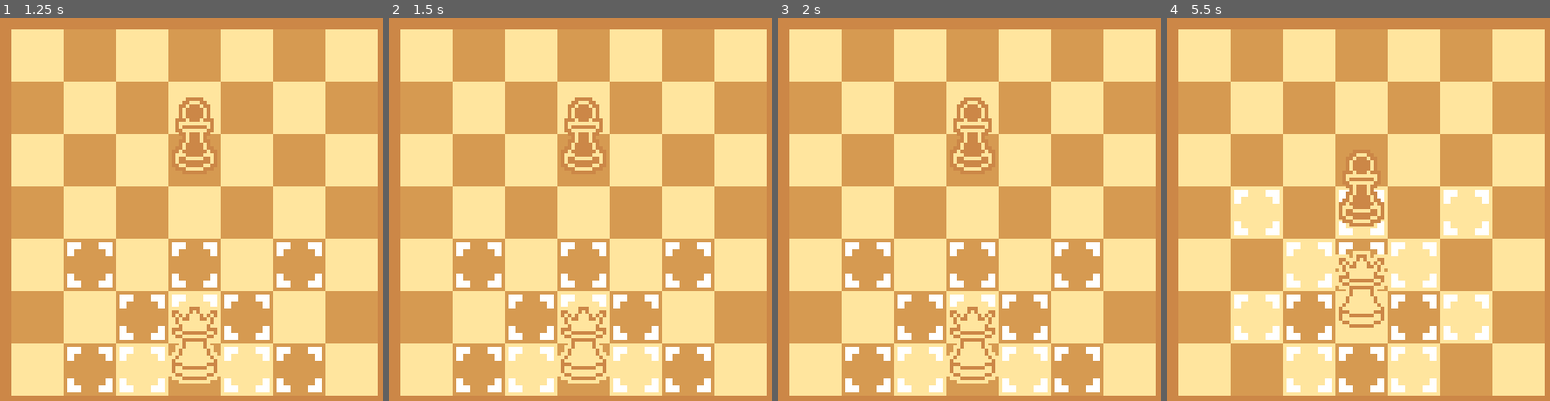
Above: before the commit, frames 1-4 (left to right).
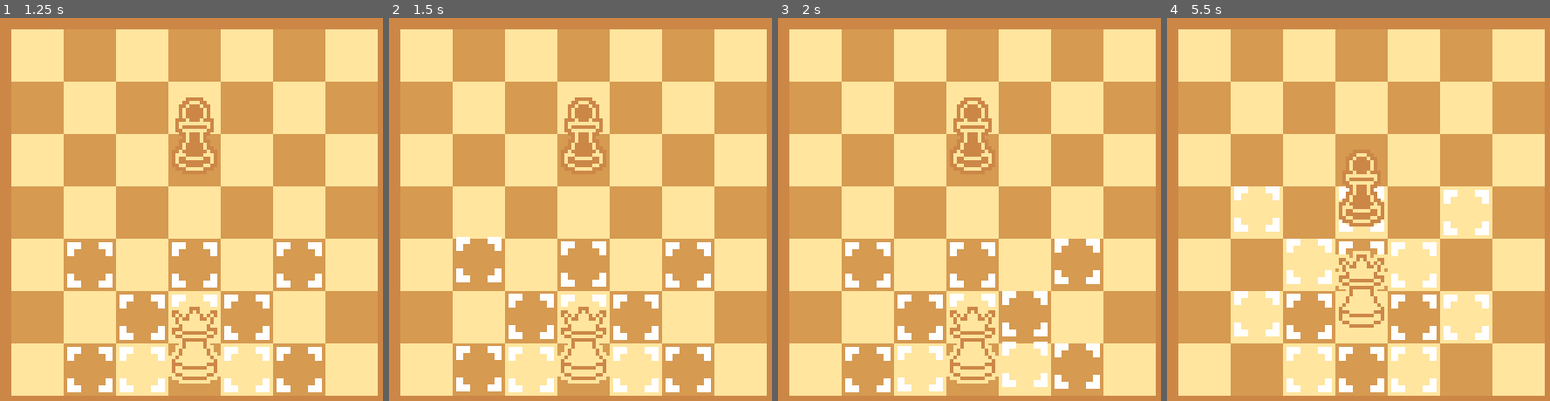
Above: after the commit, the same moments.

Repository: TripleCubes/TheQueenIsOP
Game: Godot game, scene res://Scenes/main.tscn
Two runs of this game, one before a commit and one after it. Both use one fixed random seed, a clock stepped at 60 frames per second and the inputs below.
Inputs (mouse positions are in pixels of both pictures, inside the frame that each line leads up to):
- Up to frame 1 (1.25 s): tap Enter at 0.5 s; move the mouse to (291, 190) at 0.52 s; tap 1 (KEY_1) at 0.6 s
- Up to frame 2 (1.5 s): tap Space at 1.25 s; move the mouse to (496, 232) at 1.27 s; click (496, 232) at 1.35 s
- Up to frame 3 (2 s): no input
- Up to frame 4 (5.5 s): move the mouse to (1404, 117) at 2.02 s; tap 1 (KEY_1) at 2.1, 3.6, 5.1 s; tap Enter at 2.75 s; move the mouse to (1339, 301) at 2.77 s; click (1339, 301) at 2.85 s; move the mouse to (1492, 278) at 3.52 s; move the mouse to (1232, 148) at 4.27 s; click (1232, 148) at 4.35 s; move the mouse to (1381, 213) at 5.02 s

Frame 1 is identical in both runs. In frame 2, 0.6% of the frame differs, in the area x 17-57%, y 57-98%; in frame 3, 1.3%, in the area x 31-85%, y 57-98%; in frame 4, 1.0%.

Commit message:
Make valid tiles move like wave

Diff:
--- a/TheQueenIsOP/Scripts/bkg.gd
+++ b/TheQueenIsOP/Scripts/bkg.gd
@@ -12,6 +12,9 @@
 		return
 
 	GlobalVars.queen.signal_moved.connect(queue_redraw)
+
+func _process(_delta):
+	queue_redraw()
 
 func _draw():
 	draw_rect(Rect2(-100, -100, WINDOW_WH + 200, WINDOW_WH + 200), Colors.BROWN)
@@ -30,6 +33,21 @@
 
 			draw_rect(Rect2(margin + TILE_WH * x, margin + TILE_WH * y, TILE_WH, TILE_WH), color)
 
+			var t: float = fmod(Time.get_ticks_msec() / float(100), 40)
+			var distance_to_t: float = abs(x + y - t)
+			var h: float = 0
+			h = 2.5 - distance_to_t
+			if h < 0:
+				h = 0
+
+			h /= 2.5
+			h = _ease(h)
+			h *= 3
+
 			if not Engine.is_editor_hint() and GlobalVars.queens_turn \
 			and GlobalVars.queen.get_pos_type(Vector2i(x, y)) != GlobalVars.queen.PosType.INVALID:
-				draw_texture_rect(texture_valid_pos, Rect2(margin + TILE_WH * x, margin + TILE_WH * y, TILE_WH, TILE_WH), false)
+				draw_texture_rect(texture_valid_pos, Rect2(margin + TILE_WH * x, margin + TILE_WH * y - h, TILE_WH, TILE_WH), false)
+
+# From https://easings.net/#easeInOutSine
+func _ease(x) -> float:
+	return -(cos(PI * x) - 1) / 2;
